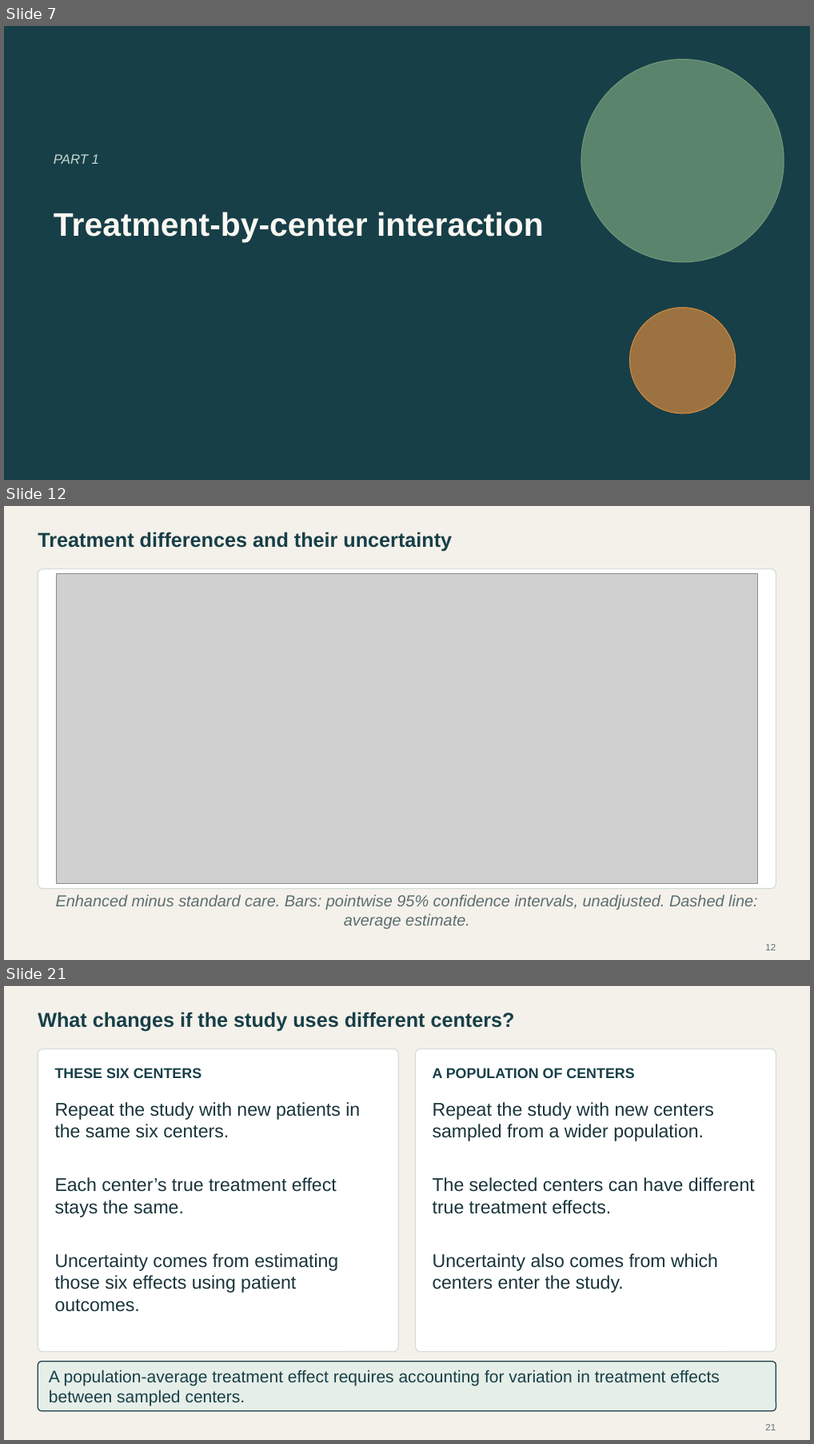
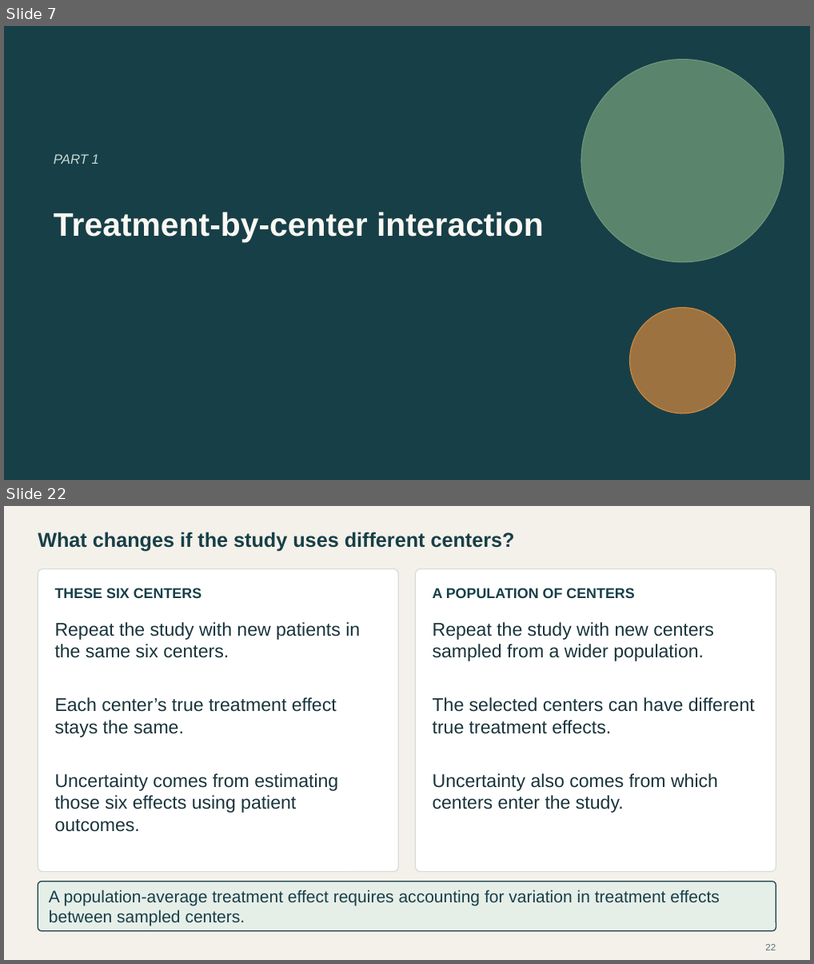
Before and after one commit to Postmus/BeyondMLR, a slide deck: lectures_2627/week2/Beyond_MLR_Week_2.pptx. Shown one above the other, each under a label of ours: slides 7, 12 and 21 before the commit, slides 7 and 22 after it; the slides between them are not shown. The pictures are 814x1444 and 814x964 pixels, drawn with LibreOffice and Linux fonts; fonts in the diff are those of the drawing; grey boxes stand for pictures. Boxes give left, top, right and bottom in pixels: in the first picture for what was removed or moved away, otherwise in the second. Text is boxed around its words. In the diff, an @@ line names an element or a change of style, - is before the commit and + after.

Commit message:
Refine Week 2 interaction case study and simplify uncertainty discussion

```diff
--- a/lectures_2627/week2/Beyond_MLR_Week_2.pptx
+++ b/lectures_2627/week2/Beyond_MLR_Week_2.pptx
@@ slide 12 removed at bbox=[4, 506, 810, 960], background #F4F1EA @@
@@ text removed at bbox=[38, 532, 452, 552] @@
-Treatment differences and their uncertainty
@@ rounded rectangle removed at bbox=[38, 569, 777, 888] @@
@@ picture removed at bbox=[57, 574, 758, 884] @@
@@ text removed at bbox=[56, 894, 758, 928] @@
-Enhanced minus standard care. Bars: pointwise 95% confidence intervals, unadjusted. Dashed line: average estimate.
@@ page number removed at bbox=[766, 944, 776, 950] @@
-12
@@ what was slide 21 is now slide 22 @@
@@ page number at bbox=[766, 944, 776, 950]: text changed @@
-21
+22
```
Also in this commit, not shown: 2 slides changed, 13 slides added, 11 other slides removed, 32 other files.
